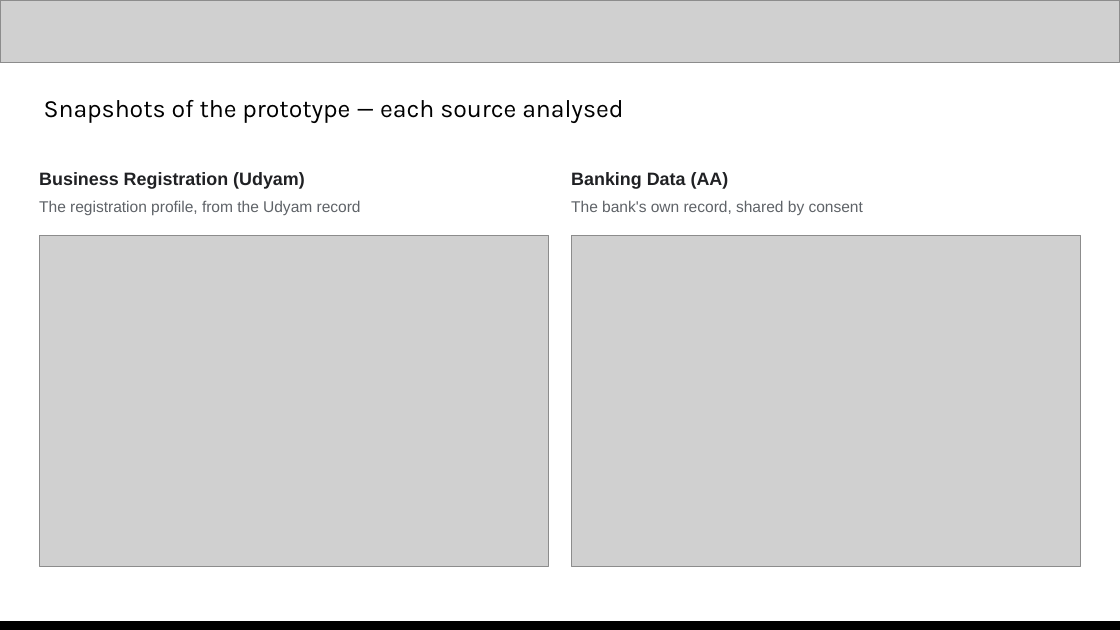
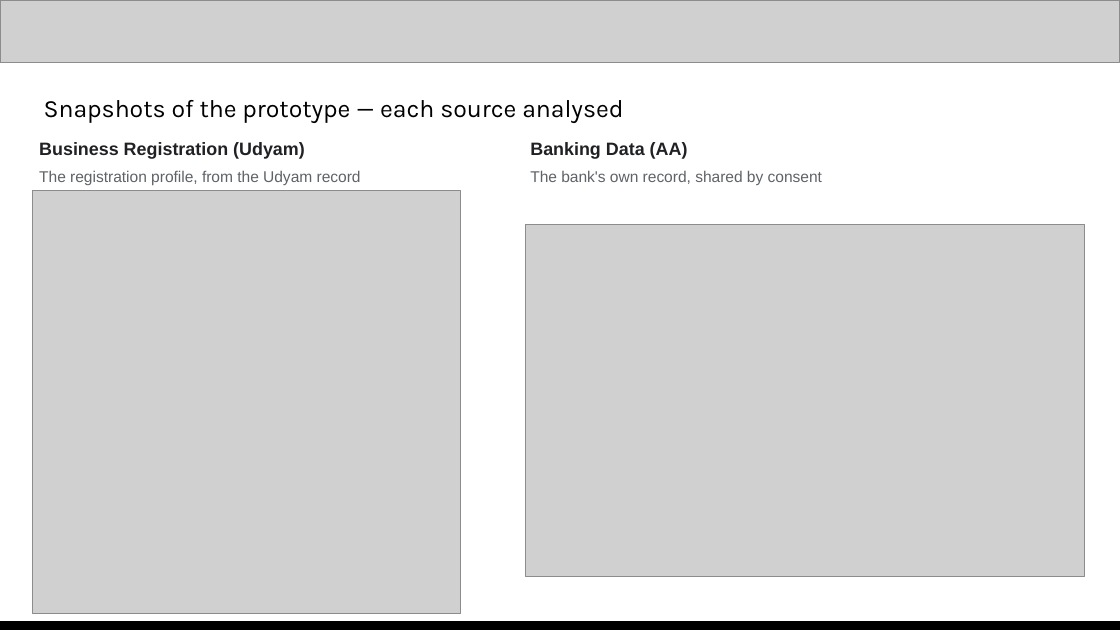
Before and after one commit to abhinavmukwane/FinRiskLensAI-RAG-V2, a slide deck: slide 12 of Doc/FinRiskLens_AI_Builder_Cup_2026.pptx (slide 11 before the commit). Drawn at 1120x630 pixels with LibreOffice and Linux fonts; fonts in the diff are those of the drawing; grey boxes stand for pictures. Boxes give left, top, right and bottom in pixels: in the first picture for what was removed or moved away, otherwise in the second. Text is boxed around its words. In the diff, an @@ line names an element or a change of style, - is before the commit and + after.

```diff
--- a/Doc/FinRiskLens_AI_Builder_Cup_2026.pptx
+++ b/Doc/FinRiskLens_AI_Builder_Cup_2026.pptx
@@ text "Business Registration (Udyam)": place and size @@
-text "Business Registration (Udyam)" at box(39, 172, 305, 189)
+text "Business Registration (Udyam)" at box(39, 142, 305, 159)
@@ text "Banking Data (AA)": place and size @@
-text "Banking Data (AA)" at box(571, 172, 729, 189)
+text "Banking Data (AA)" at box(530, 142, 688, 159)
@@ text "The registration profile, from the ...": place and size @@
-text "The registration profile, from the ..." at box(39, 200, 361, 215)
+text "The registration profile, from the ..." at box(39, 170, 361, 185)
@@ text "The bank's own record, shared ...": place and size @@
-text "The bank's own record, shared ..." at box(571, 200, 863, 215)
+text "The bank's own record, shared ..." at box(530, 170, 822, 185)
@@ picture: place and size @@
-picture at box(39, 235, 549, 567)
+picture at box(32, 190, 460, 614)
@@ picture: place and size @@
-picture at box(571, 235, 1081, 567)
+picture at box(525, 224, 1084, 576)
```
Also in this commit, not shown: 15 other slides changed, 3 slides added, 2 other files.
